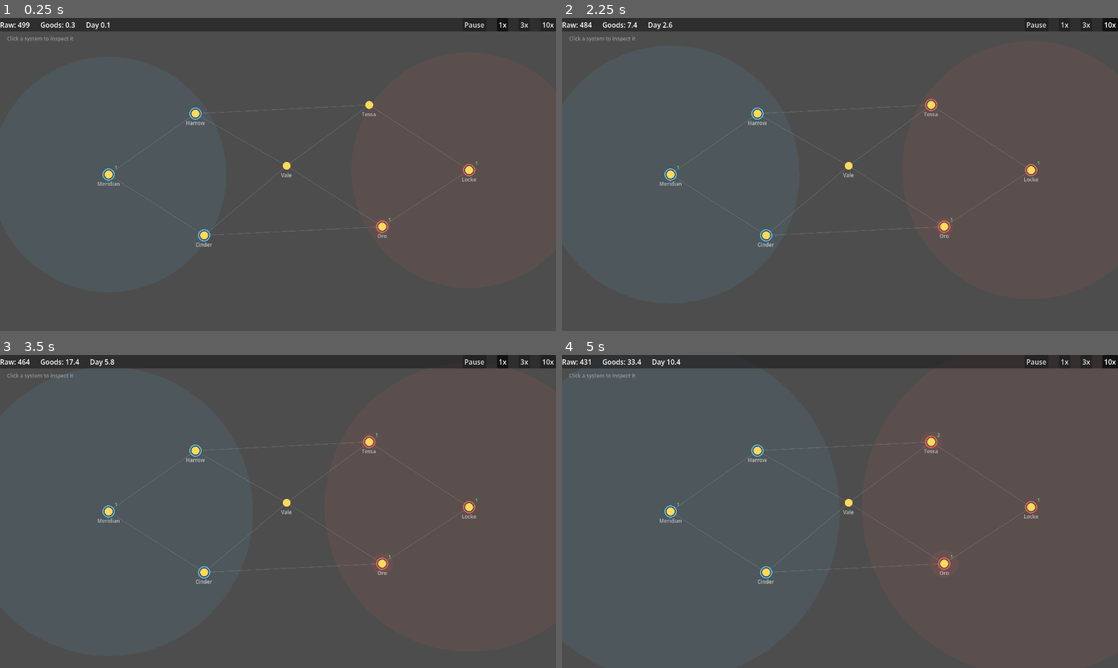
Above: before the commit, frames 1-4 (two rows, left to right).
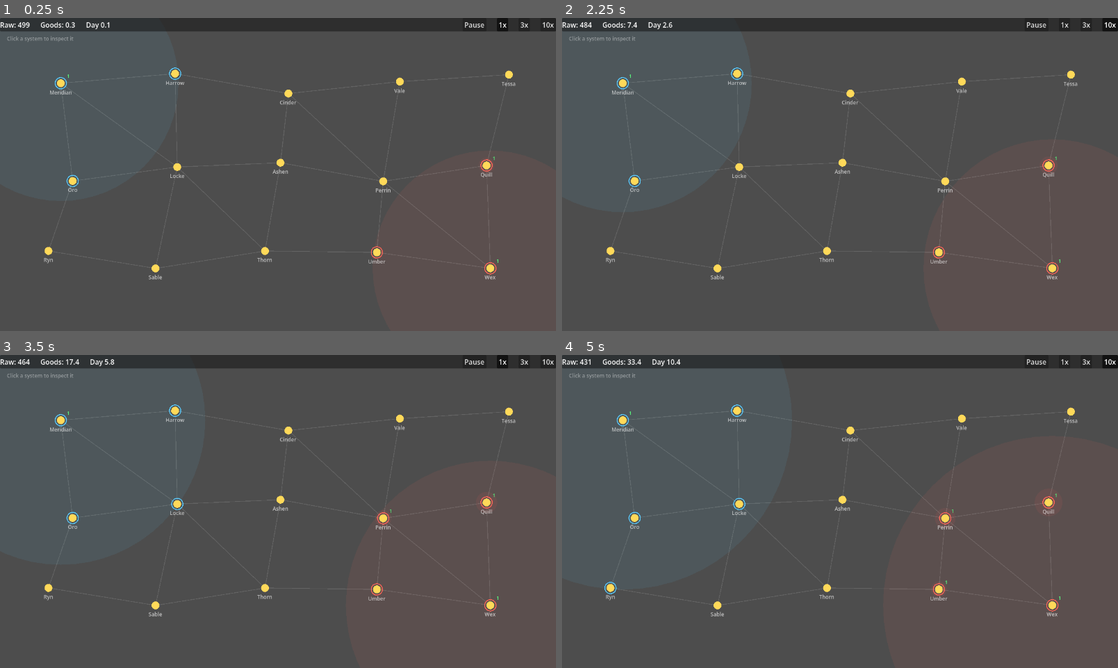
Above: after the commit, the same moments.

Repository: evyatarmitz/reach
Game: Godot game, scene res://game/main.tscn
The game is run twice, just before and just after one commit, with the same random seed, the same clock (stepped at 60 frames per second) and the same inputs.
Inputs:
- Up to frame 1 (0.25 s): no input
- Up to frame 2 (2.25 s): click "1x" at 0.5 s; click "3x" at 1.25 s; click "10x" at 2 s
- Up to frame 3 (3.5 s): click "1x" at 2.75 s
- Up to frame 4 (5 s): click "3x" at 3.5 s; click "10x" at 4.25 s

The runs differ from the first frame. In frame 1, 1.5% of the frame differs, in the area x 7-93%, y 15-84%; in frame 2, 1.5%; in frame 3, 1.7%; in frame 4, 1.8%.

Commit message:
Bigger test map: deterministic 5x3 grid (15 systems), empires at opposite corners
- Replaces the hand-authored 7-system map with a 15-system grid so influence and
  border behavior has room to show across a larger board. Grid adjacency
  (right/down + a diagonal) guarantees a connected lane graph with chokepoints.
- Deterministic: index-based sin jitter, no RNG, so runs stay bit-identical
  (determinism test still passes).
- Player (Meridian Compact) top-left, rival (Wex Ascendancy) bottom-right; both
  homeworlds forced to have a deposit so each can mine at home.
- NOT the eventual procedural generator - just a larger parameterized testbed.
  Going bigger than the screen will want camera pan/zoom (not added yet).
- 65/65 tests pass on the new map.

Diff:
--- a/desktop/sim/sim.gd
+++ b/desktop/sim/sim.gd
@@ -21,47 +21,67 @@
 var _next_id := 1
 
 
+# Deterministic COLS x ROWS grid map — a bigger testbed than the original 7, so
+# influence/border behavior has room to show. NOT the eventual procedural
+# generator (that comes later); just a larger hand-parameterized map. No RNG:
+# jitter is index-based sin so runs stay bit-identical.
+const MAP_COLS := 5
+const MAP_ROWS := 3
+const _MAP_NAMES := ["Meridian", "Harrow", "Cinder", "Vale", "Tessa", "Oro",
+	"Locke", "Ashen", "Perrin", "Quill", "Ryn", "Sable", "Thorn", "Umber", "Wex"]
+
+
 static func new_demo() -> Sim:
 	var sim := Sim.new()
-	# [name, map position, planet count]. Hand-authored, deterministic.
-	var defs := [
-		["Meridian", Vector2(250, 360), 4],
-		["Harrow", Vector2(450, 220), 3],
-		["Cinder", Vector2(470, 500), 2],
-		["Vale", Vector2(660, 340), 3],
-		["Tessa", Vector2(850, 200), 3],
-		["Oro", Vector2(880, 480), 2],
-		["Locke", Vector2(1080, 350), 4],
-	]
 	var numerals := ["I", "II", "III", "IV"]
 	var radii := [70.0, 115.0, 165.0, 220.0]
-	for si in defs.size():
-		var sys := sim.add_system(defs[si][0])
-		sys.map_pos = defs[si][1]
-		for pi in int(defs[si][2]):
-			var p := sim.add_planet(sys.id, "%s %s" % [sys.name, numerals[pi]])
-			p.orbit_radius = radii[pi]
-			p.orbit_angle = fmod(0.9 + pi * 1.9 + si * 1.3, TAU)
-			# Scattered deterministically; guarantees the home system's first
-			# planet has one.
-			p.has_deposit = (si + pi) % 3 == 0
-	var sys_ids: Array = sim.systems.keys()
-	for l in [[0, 1], [0, 2], [1, 3], [2, 3], [1, 4], [3, 4], [3, 5], [2, 5],
-			[4, 6], [5, 6]]:
-		sim.add_lane(sys_ids[l[0]], sys_ids[l[1]])
-	# By convention the demo's first empire is the one the UI controls.
+	var grid: Array[int] = []  # system id per grid index, row-major
+	for row in MAP_ROWS:
+		for col in MAP_COLS:
+			var idx := row * MAP_COLS + col
+			var sys := sim.add_system(_MAP_NAMES[idx])
+			sys.map_pos = Vector2(140.0 + col * 250.0, 150.0 + row * 200.0) \
+				+ Vector2(sin(idx * 12.9898) * 32.0, sin(idx * 4.1414) * 26.0)
+			grid.append(sys.id)
+			var planet_count := 2 + idx % 3
+			for pi in planet_count:
+				var p := sim.add_planet(sys.id, "%s %s" % [sys.name, numerals[pi]])
+				p.orbit_radius = radii[pi]
+				p.orbit_angle = fmod(0.9 + pi * 1.9 + idx * 1.3, TAU)
+				p.has_deposit = (idx + pi) % 3 == 0
+	# Lanes: grid adjacency (right, down) + a down-right diagonal for chokepoint
+	# variety. Right/down adjacency guarantees a fully connected graph.
+	for row in MAP_ROWS:
+		for col in MAP_COLS:
+			var here: int = grid[row * MAP_COLS + col]
+			if col + 1 < MAP_COLS:
+				sim.add_lane(here, grid[row * MAP_COLS + col + 1])
+			if row + 1 < MAP_ROWS:
+				sim.add_lane(here, grid[(row + 1) * MAP_COLS + col])
+			if col + 1 < MAP_COLS and row + 1 < MAP_ROWS and idx_even(col, row):
+				sim.add_lane(here, grid[(row + 1) * MAP_COLS + col + 1])
+	# Two empires at opposite corners; both homeworlds get a deposit so each can
+	# mine at home. By convention the first empire is the one the UI controls.
 	var player := sim.add_empire("Meridian Compact", Color(0.35, 0.8, 1.0))
+	var rival := sim.add_empire("Wex Ascendancy", Color(1.0, 0.4, 0.35))
+	var player_home_sys: int = grid[0]                      # top-left
+	var rival_home_sys: int = grid[grid.size() - 1]         # bottom-right
+	for sys_id in [player_home_sys, rival_home_sys]:
+		sim.planets[sim.systems[sys_id].planet_ids[0]].has_deposit = true
 	var home := sim.inject_colony(player.id,
-		sim.systems[sys_ids[0]].planet_ids[0], 150.0, true)
+		sim.systems[player_home_sys].planet_ids[0], 150.0, true)
 	home.days_since_established = 60.0
-	# A rival on the far side (Locke) that expands toward the player under the
-	# same rules — the border between them is a live contest, not scripted.
-	var rival := sim.add_empire("Locke Ascendancy", Color(1.0, 0.4, 0.35))
 	var rival_home := sim.inject_colony(rival.id,
-		sim.systems[sys_ids[6]].planet_ids[0], 150.0, true)
+		sim.systems[rival_home_sys].planet_ids[0], 150.0, true)
 	rival_home.days_since_established = 60.0
+	# Rival plays under the same rules; the border between them is a live
+	# contest, not scripted.
 	sim.add_ai(rival.id)
 	return sim
+
+
+static func idx_even(col: int, row: int) -> bool:
+	return (col + row) % 2 == 0
 
 
 func add_ai(empire_id: int) -> void:
